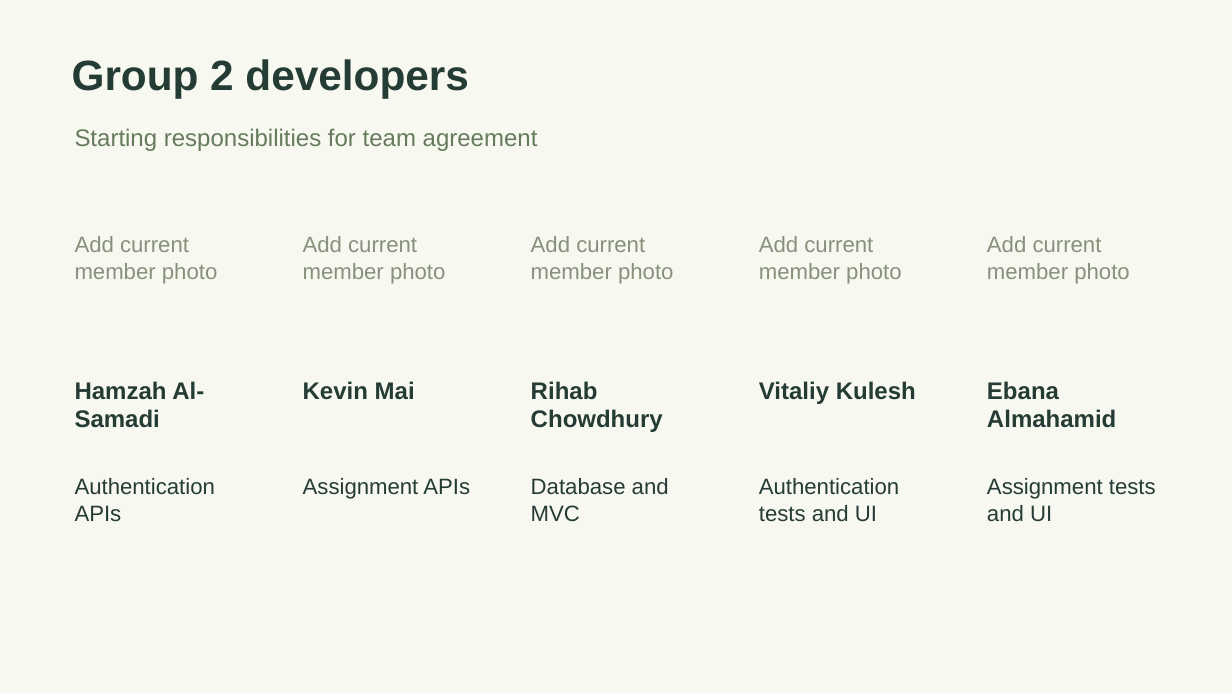
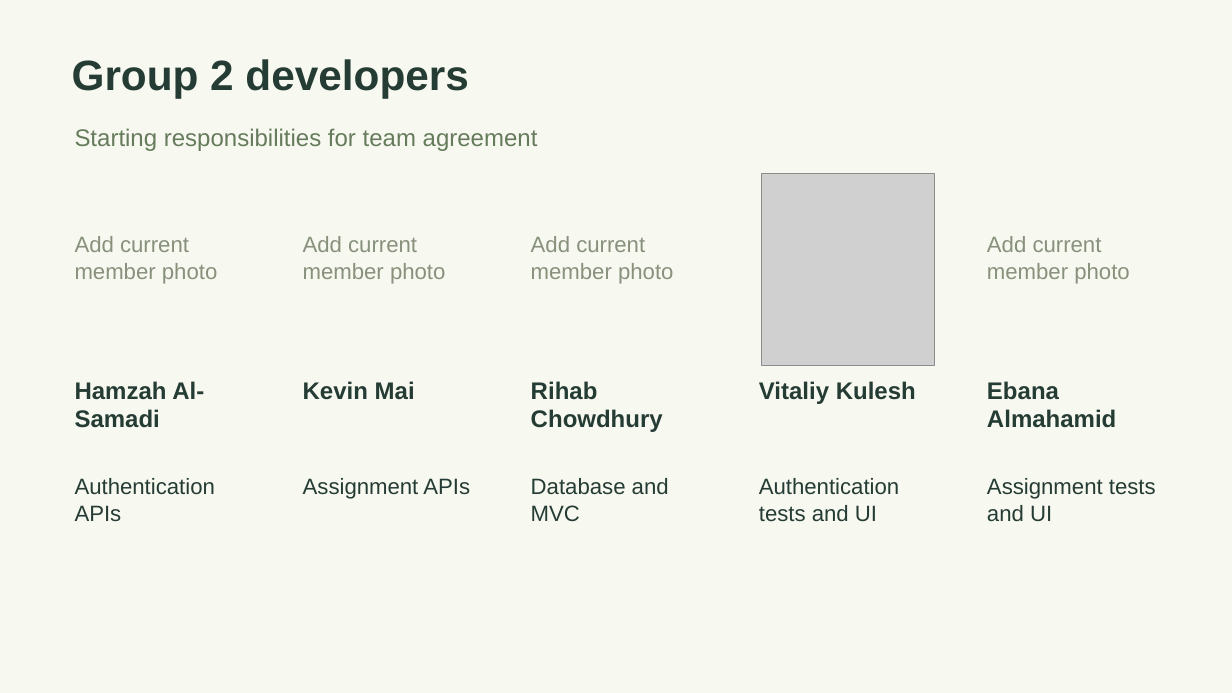
Before and after one commit to vkulesh-netizen/student-assignment-tracker, a slide deck: slide 2 of docs/Team Presentation Starter.pptx. Drawn at 1232x693 pixels with LibreOffice and Linux fonts; fonts in the diff are those of the drawing; grey boxes stand for pictures. Boxes give left, top, right and bottom in pixels: in the first picture for what was removed or moved away, otherwise in the second. Text is boxed around its words. In the diff, an @@ line names an element or a change of style, - is before the commit and + after.

Commit message:
Add supplied member details and photo-signature upload guide

```diff
--- a/docs/Team Presentation Starter.pptx
+++ b/docs/Team Presentation Starter.pptx
@@ picture added at box(762, 174, 935, 366) @@
@@ text removed at box(759, 236, 901, 284) @@
-Add current
-member photo
```
Also in this commit, not shown: 1 other slide changed, 8 other files.
